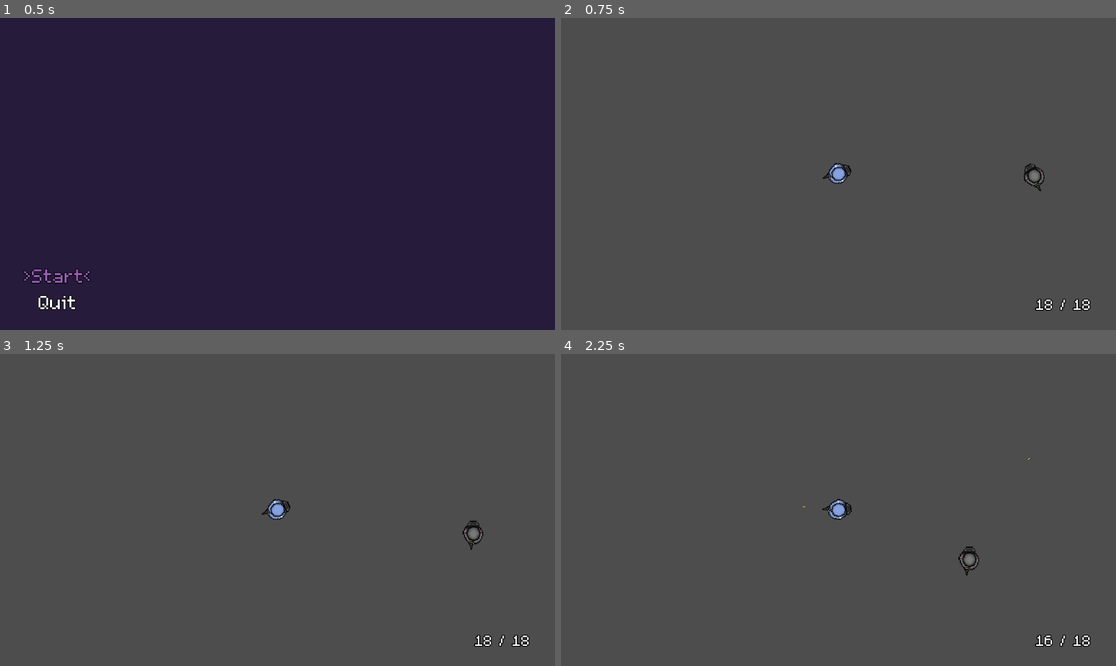
Above: before the commit, frames 1-4 (two rows, left to right).
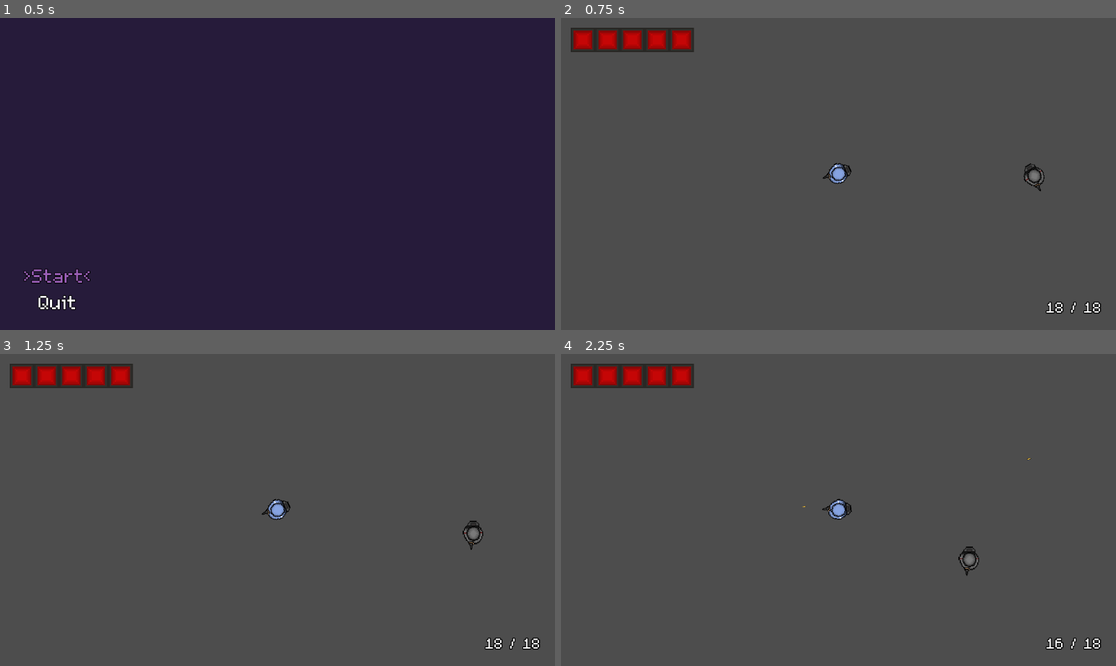
Above: after the commit, the same moments.

Repository: babeszino/Counterfeit
Game: Godot game, scene res://scenes and scripts/main_menu.tscn
The game is run twice, just before and just after one commit, with the same random seed, the same clock (stepped at 60 frames per second) and the same inputs.
Inputs (mouse positions are in pixels of both pictures, inside the frame that each line leads up to):
- Up to frame 1 (0.5 s): no input
- Up to frame 2 (0.75 s): click ">Start<" at 0.5 s
- Up to frame 3 (1.25 s): no input
- Up to frame 4 (2.25 s): move the mouse to (960, 494) at 1.27 s; hold D (right) 1.28-2.03 s; click (960, 494) at 1.35 s; move the mouse to (727, 525) at 2.02 s; hold S (down) from 2.03 s (still down); click (727, 525) at 2.1 s

Frame 1 is identical in both runs. In frame 2, 2.1% of the frame differs, in the area x 1-98%, y 3-95%; in frame 3, 2.1%; in frame 4, 2.1%.

Commit message:
v1.2
-added a UI scene
-added a health bar, which displays 5 bars for max health, 4 bars for 80 <= etc.
-moved the ammo display label to the UI scene

Diff:
--- a/scenes and scripts/main.gd
+++ b/scenes and scripts/main.gd
@@ -1,5 +1,12 @@
 extends Node2D
+
+@onready var player = $Player
+@onready var ui = $UI
+
 
 func _ready() -> void:
 	# change the random number seed every time
 	randomize()
+
+	if player and ui:
+		ui.set_player(player)
--- a/scenes and scripts/main.tscn
+++ b/scenes and scripts/main.tscn
@@ -1,8 +1,9 @@
-[gd_scene load_steps=4 format=3 uid="uid://6h0df44y31cl"]
+[gd_scene load_steps=5 format=3 uid="uid://6h0df44y31cl"]
 
 [ext_resource type="Script" path="res://scenes and scripts/main.gd" id="1_32k7v"]
 [ext_resource type="PackedScene" uid="uid://c70c3tbs3toos" path="res://scenes and scripts/player.tscn" id="1_jyli1"]
 [ext_resource type="PackedScene" uid="uid://bmmoqbd78j0j5" path="res://scenes and scripts/enemy.tscn" id="3_1ngmt"]
+[ext_resource type="PackedScene" uid="uid://csp3sn1jfrc4q" path="res://scenes and scripts/ui.tscn" id="4_hsdyj"]
 
 [node name="Main" type="Node2D"]
 position = Vector2(598, 334)
@@ -13,3 +14,5 @@
 
 [node name="Enemy" parent="." instance=ExtResource("3_1ngmt")]
 position = Vector2(155, 0)
+
+[node name="UI" parent="." instance=ExtResource("4_hsdyj")]
--- a/scenes and scripts/player.gd
+++ b/scenes and scripts/player.gd
@@ -6,7 +6,6 @@
 
 @onready var health_point = $HP
 @onready var gun = $Gun
-@onready var ammo_display = $CanvasLayer/AmmoDisplay
 
 
 func _ready() -> void:
@@ -32,11 +31,7 @@
 
 	position += direction * speed * delta
 
-	# look where the cursor is at
 	look_at(get_global_mouse_position())
-
-	if ammo_display:
-		ammo_display.text = gun.get_ammo_display()
 
 
 func _unhandled_input(event: InputEvent) -> void:
@@ -48,5 +43,5 @@
 	health_point.hp -= 20
 	print("player hit! health: ", health_point.hp)
 
-	#if health_point.hp <= 0:
-		#queue_free()
+	if health_point.hp <= 0:
+		queue_free()
--- a/scenes and scripts/player.tscn
+++ b/scenes and scripts/player.tscn
@@ -27,18 +27,5 @@
 
 [node name="HP" parent="." instance=ExtResource("4_w2lfu")]
 
-[node name="CanvasLayer" type="CanvasLayer" parent="."]
-
-[node name="AmmoDisplay" type="Label" parent="CanvasLayer"]
-offset_left = 948.0
-offset_top = 561.0
-offset_right = 1138.0
-offset_bottom = 625.0
-theme_override_constants/outline_size = 7
-theme_override_font_sizes/font_size = 48
-horizontal_alignment = 1
-vertical_alignment = 1
-metadata/_edit_use_anchors_ = true
-
 [node name="Camera2D" type="Camera2D" parent="."]
 zoom = Vector2(0.9, 0.9)
--- /dev/null
+++ b/scenes and scripts/ui.gd
@@ -0,0 +1,56 @@
+extends CanvasLayer
+
+@onready var health_bar_container = $TopContainer/HealthBarContainer
+@onready var health_bar1 = $TopContainer/HealthBarContainer/HealthBar1
+@onready var health_bar2 = $TopContainer/HealthBarContainer/HealthBar2
+@onready var health_bar3 = $TopContainer/HealthBarContainer/HealthBar3
+@onready var health_bar4 = $TopContainer/HealthBarContainer/HealthBar4
+@onready var health_bar5 = $TopContainer/HealthBarContainer/HealthBar5
+@onready var ammo_display = $BottomContainer/AmmoDisplay
+
+var player = null
+
+
+func _ready () -> void:
+	hide_all_health_bars()
+
+
+func _process(_delta: float) -> void:
+	if is_instance_valid(player) and player.health_point != null:
+		update_health_bar(player.health_point.hp)
+		update_ammo_display(player.gun.get_ammo_display())
+	else:
+		hide_all_health_bars()
+
+
+func set_player(player_node):
+	player = player_node
+
+
+func hide_all_health_bars() -> void:
+	health_bar1.hide()
+	health_bar2.hide()
+	health_bar3.hide()
+	health_bar4.hide()
+	health_bar5.hide()
+
+
+func update_health_bar(health: int) -> void:
+	hide_all_health_bars()
+
+	if health <= 0:
+		return
+	elif health <= 20:
+		health_bar1.show()
+	elif health <= 40:
+		health_bar2.show()
+	elif health <= 60:
+		health_bar3.show()
+	elif health <= 80:
+		health_bar4.show()
+	else:
+		health_bar5.show()
+
+
+func update_ammo_display(ammo_text: String) -> void:
+	ammo_display.text = ammo_text
--- /dev/null
+++ b/scenes and scripts/ui.tscn
@@ -0,0 +1,86 @@
+[gd_scene load_steps=7 format=3 uid="uid://csp3sn1jfrc4q"]
+
+[ext_resource type="Texture2D" uid="uid://c1ukbyxiwxtlw" path="res://assets/health_bar1.png" id="1_7ackw"]
+[ext_resource type="Script" path="res://scenes and scripts/ui.gd" id="1_qcsck"]
+[ext_resource type="Texture2D" uid="uid://bx4bw4v71ew75" path="res://assets/health_bar2.png" id="2_wkdsv"]
+[ext_resource type="Texture2D" uid="uid://cv3d06swwy4y1" path="res://assets/health_bar3.png" id="3_b3m06"]
+[ext_resource type="Texture2D" uid="uid://dlish530x5yck" path="res://assets/health_bar4.png" id="4_1h6x2"]
+[ext_resource type="Texture2D" uid="uid://brmptv4kqhn1c" path="res://assets/health_bar5.png" id="5_gavqp"]
+
+[node name="UI" type="CanvasLayer"]
+script = ExtResource("1_qcsck")
+
+[node name="TopContainer" type="MarginContainer" parent="."]
+offset_right = 296.0
+offset_bottom = 90.0
+theme_override_constants/margin_left = 20
+theme_override_constants/margin_top = 20
+theme_override_constants/margin_right = 20
+theme_override_constants/margin_bottom = 20
+
+[node name="HealthBarContainer" type="Control" parent="TopContainer"]
+custom_minimum_size = Vector2(256, 50)
+layout_mode = 2
+
+[node name="HealthBar1" type="TextureRect" parent="TopContainer/HealthBarContainer"]
+layout_mode = 1
+offset_right = 1280.0
+offset_bottom = 256.0
+scale = Vector2(0.2, 0.2)
+texture = ExtResource("1_7ackw")
+expand_mode = 1
+
+[node name="HealthBar2" type="TextureRect" parent="TopContainer/HealthBarContainer"]
+layout_mode = 1
+offset_right = 1280.0
+offset_bottom = 256.0
+scale = Vector2(0.2, 0.2)
+texture = ExtResource("2_wkdsv")
+expand_mode = 1
+
+[node name="HealthBar3" type="TextureRect" parent="TopContainer/HealthBarContainer"]
+layout_mode = 1
+offset_right = 1280.0
+offset_bottom = 256.0
+scale = Vector2(0.2, 0.2)
+texture = ExtResource("3_b3m06")
+expand_mode = 1
+
+[node name="HealthBar4" type="TextureRect" parent="TopContainer/HealthBarContainer"]
+layout_mode = 1
+offset_right = 1280.0
+offset_bottom = 256.0
+scale = Vector2(0.2, 0.2)
+texture = ExtResource("4_1h6x2")
+expand_mode = 1
+
+[node name="HealthBar5" type="TextureRect" parent="TopContainer/HealthBarContainer"]
+layout_mode = 1
+offset_right = 1280.0
+offset_bottom = 256.0
+scale = Vector2(0.2, 0.2)
+texture = ExtResource("5_gavqp")
+expand_mode = 1
+
+[node name="BottomContainer" type="MarginContainer" parent="."]
+anchors_preset = 3
+anchor_left = 1.0
+anchor_top = 1.0
+anchor_right = 1.0
+anchor_bottom = 1.0
+offset_left = -114.0
+offset_top = -40.0
+grow_horizontal = 0
+grow_vertical = 0
+theme_override_constants/margin_right = 30
+theme_override_constants/margin_bottom = 30
+
+[node name="AmmoDisplay" type="Label" parent="BottomContainer"]
+layout_mode = 2
+size_flags_horizontal = 8
+theme_override_constants/outline_size = 7
+theme_override_font_sizes/font_size = 48
+text = "18 / 18"
+horizontal_alignment = 2
+vertical_alignment = 1
+metadata/_edit_use_anchors_ = true
Binary file added: assets/health_bar1.png
Not shown, added: assets/health_bar1.png.import
Binary file added: assets/health_bar2.png
Not shown, added: assets/health_bar2.png.import
Binary file added: assets/health_bar3.png
Not shown, added: assets/health_bar3.png.import
Binary file added: assets/health_bar4.png
Not shown, added: assets/health_bar4.png.import
Binary file added: assets/health_bar5.png
Not shown, added: assets/health_bar5.png.import
Not shown, changed: to_do_list_in_order.txt
